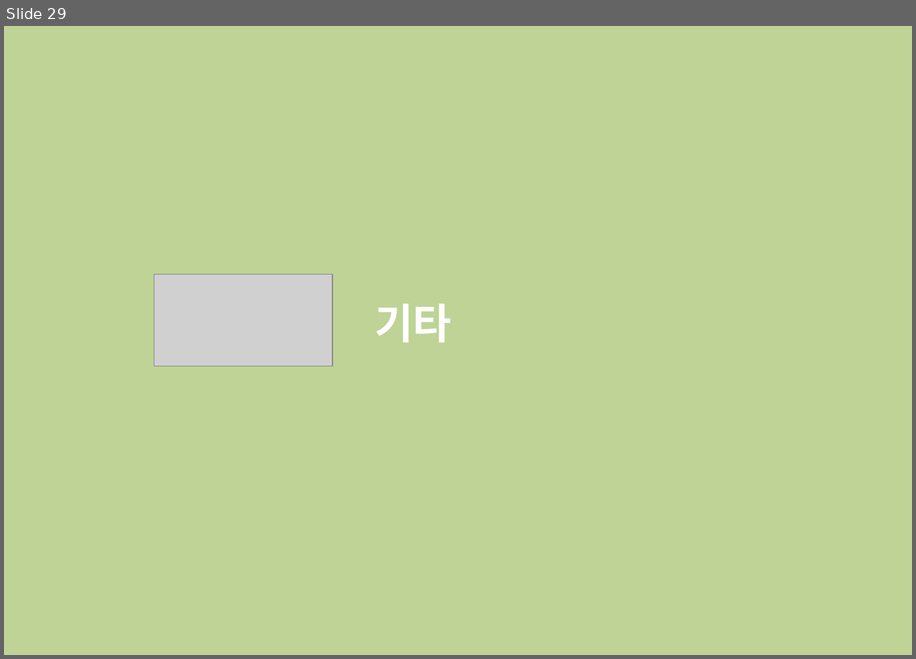
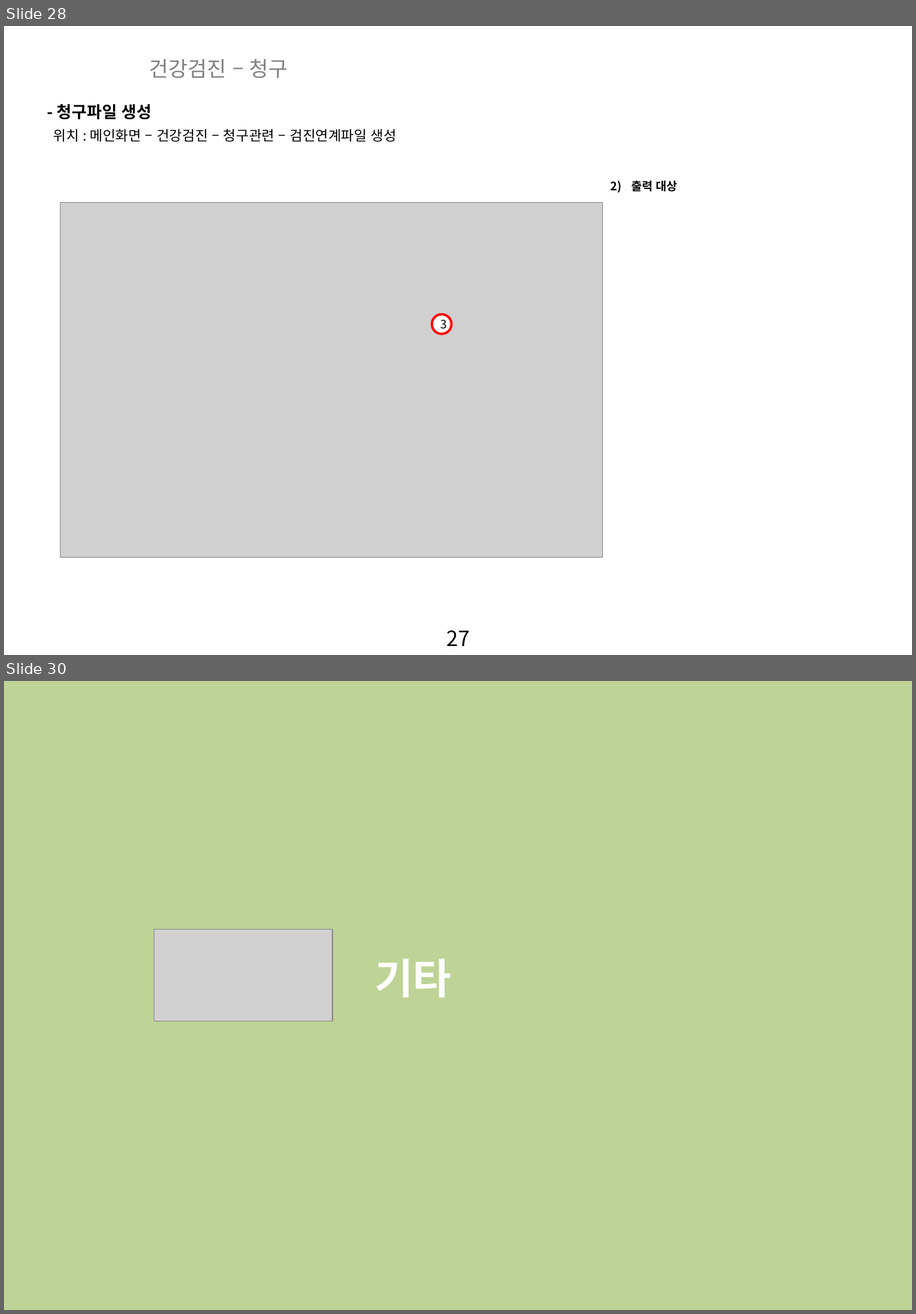
Before and after one commit to zooxop/ailiss_manual, a slide deck: manual/앨리스_매뉴얼_작업중.pptx. Shown one above the other, each under a label of ours: slide 29 before the commit, slides 28 and 30 after it; the slides between them are not shown. The pictures are 916x659 and 916x1314 pixels, drawn with LibreOffice and Linux fonts; fonts in the diff are those of the drawing; grey boxes stand for pictures; background and template pictures are left out. Boxes give left, top, right and bottom in pixels: in the first picture for what was removed or moved away, otherwise in the second. Text is boxed around its words. In the diff, an @@ line names an element or a change of style, - is before the commit and + after.

```diff
--- a/manual/앨리스_매뉴얼_작업중.pptx
+++ b/manual/앨리스_매뉴얼_작업중.pptx
@@ slide 28 added at (x1=4, y1=26, x2=912, y2=655), background picture (left out); not listed: 1 template element that a slide beside it also shows @@
@@ text added at (x1=150, y1=59, x2=288, y2=78), 18 pt, text #808080 @@
+건강검진 – 청구
@@ text added at (x1=57, y1=104, x2=152, y2=119), 14 pt, text #000000, bold @@
+- 청구파일 생성
@@ text added at (x1=54, y1=129, x2=397, y2=142), 12 pt, text #000000 @@
+위치 : 메인화면 – 건강검진 – 청구관련 – 검진연계파일 생성
@@ text added at (x1=631, y1=181, x2=677, y2=192), 10 pt, text #000000, bold @@
+2) 출력 대상
@@ picture added at (x1=60, y1=202, x2=603, y2=557) @@
@@ ellipse added at (x1=432, y1=314, x2=451, y2=334), fill #FFFFFF, outline #FF0000 2 pt, 10 pt, text #000000 @@
+3
@@ what was slide 29 is now slide 30 @@
```
Also in this commit, not shown: 4 slides changed, 1 other slide added, 1 slide removed.
